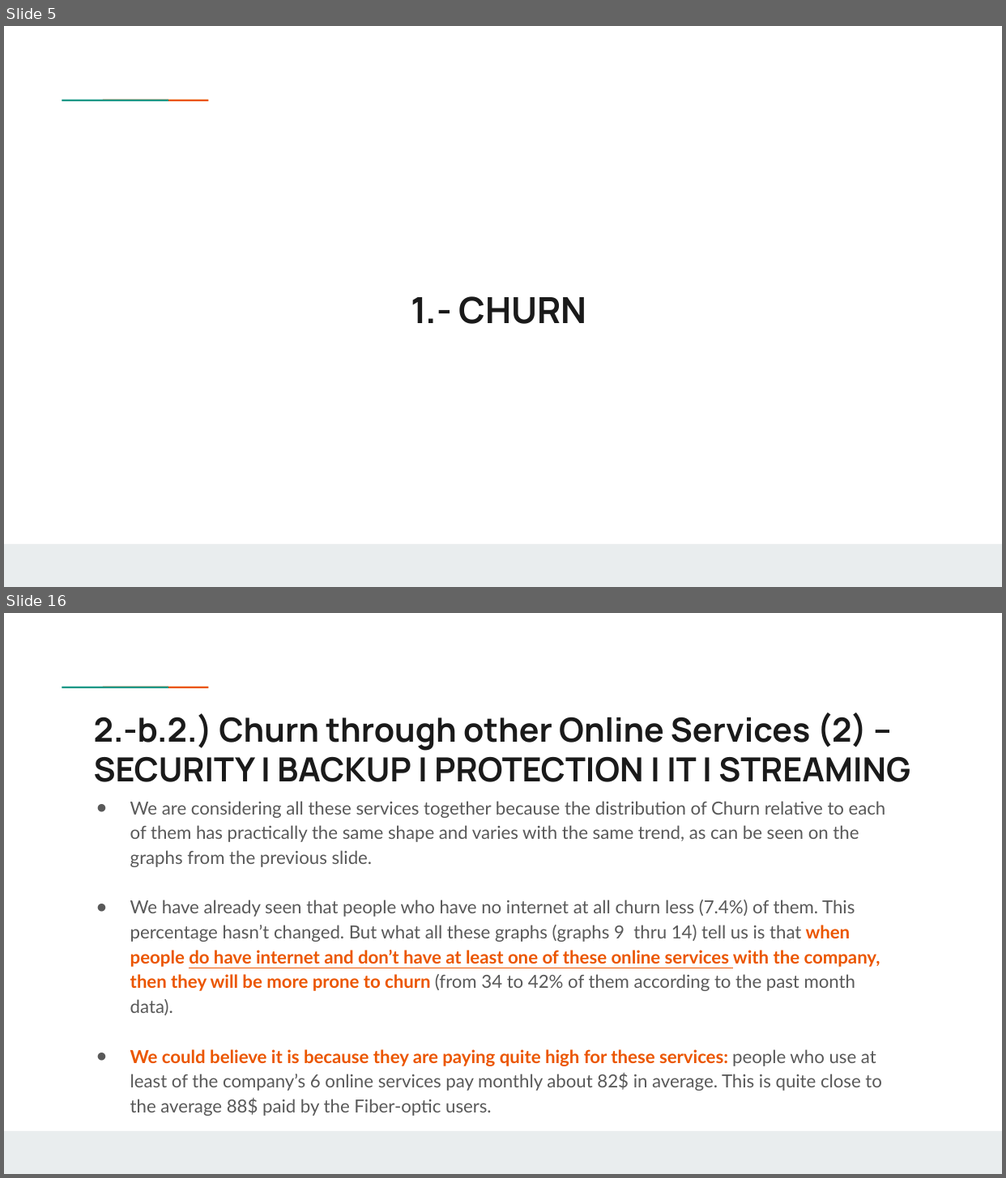
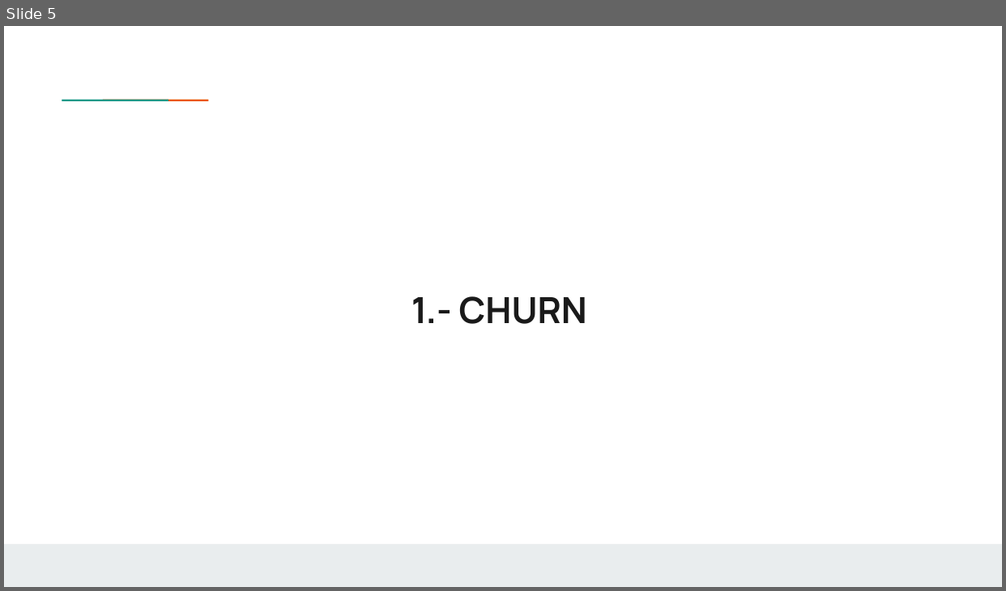
Before and after one commit to weinerkervens/churn_analysis, a slide deck: presentation.pptx. Shown one above the other, each under a label of ours: slides 5 and 16 before the commit, slide 5 after it; the slides between them are not shown. The pictures are 1006x1178 and 1006x591 pixels, drawn with LibreOffice and Linux fonts; fonts in the diff are those of the drawing; background and template pictures are left out. Boxes give left, top, right and bottom in pixels: in the first picture for what was removed or moved away, otherwise in the second. Text is boxed around its words. In the diff, an @@ line names an element or a change of style, - is before the commit and + after.

```diff
--- a/presentation.pptx
+++ b/presentation.pptx
@@ slide 16 removed at [4,613,1002,1174], background #FFFFFF; not listed: 3 template elements that a slide beside it also shows @@
@@ title removed at [94,713,910,782] @@
-2.-b.2.) Churn through other Online Services (2) – SECURITY | BACKUP | PROTECTION | IT | STREAMING
@@ text removed at [130,801,886,1116] @@
-● We are considering all these services together because the distribution of Churn relative to each of them has practically the same shape and varies with the same trend, as can be seen on the graphs from the previous slide.
-● We have already seen that people who have no internet at all churn less (7.4%) of them. This percentage hasn’t changed. But what all these graphs (graphs 9 thru 14) tell us is that when people do have internet and don’t have at least one of these online services with the company, then they will be more prone to churn (from 34 to 42% of them according to the past month data).
-● We could believe it is because they are paying quite high for these services: people who use at least of the company’s 6 online services pay monthly about 82$ in average. This is quite close to the average 88$ paid by the Fiber-optic users.
```
Also in this commit, not shown: 1 slide changed, 1 slide added, 25 other slides removed.
